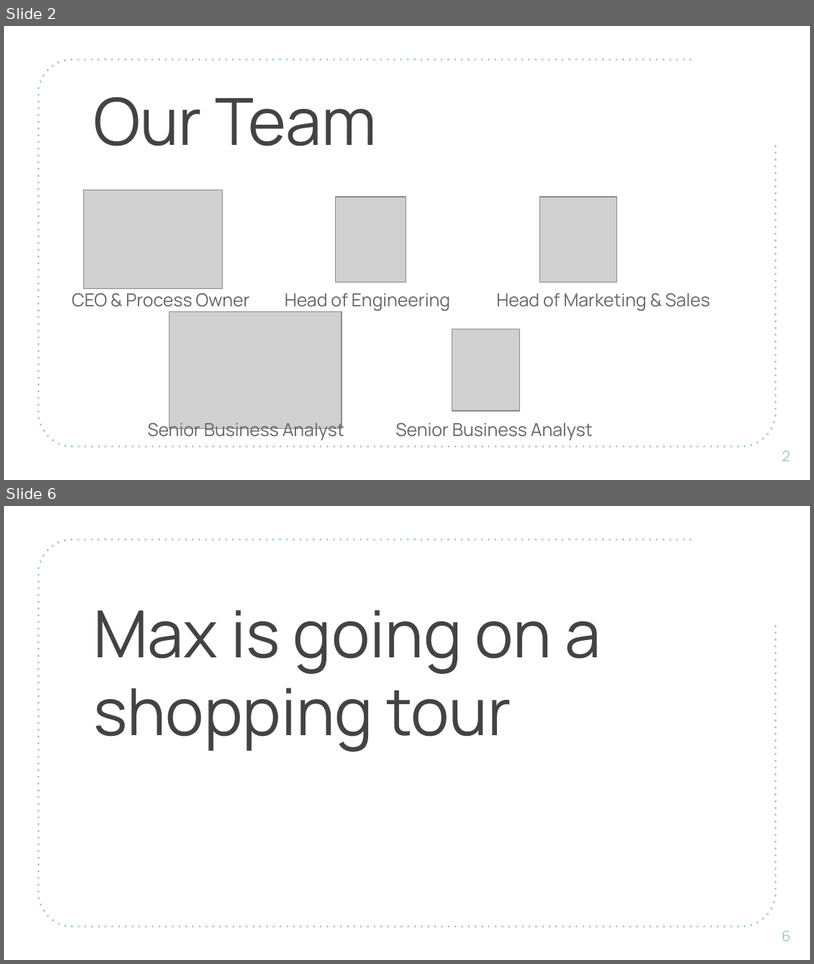
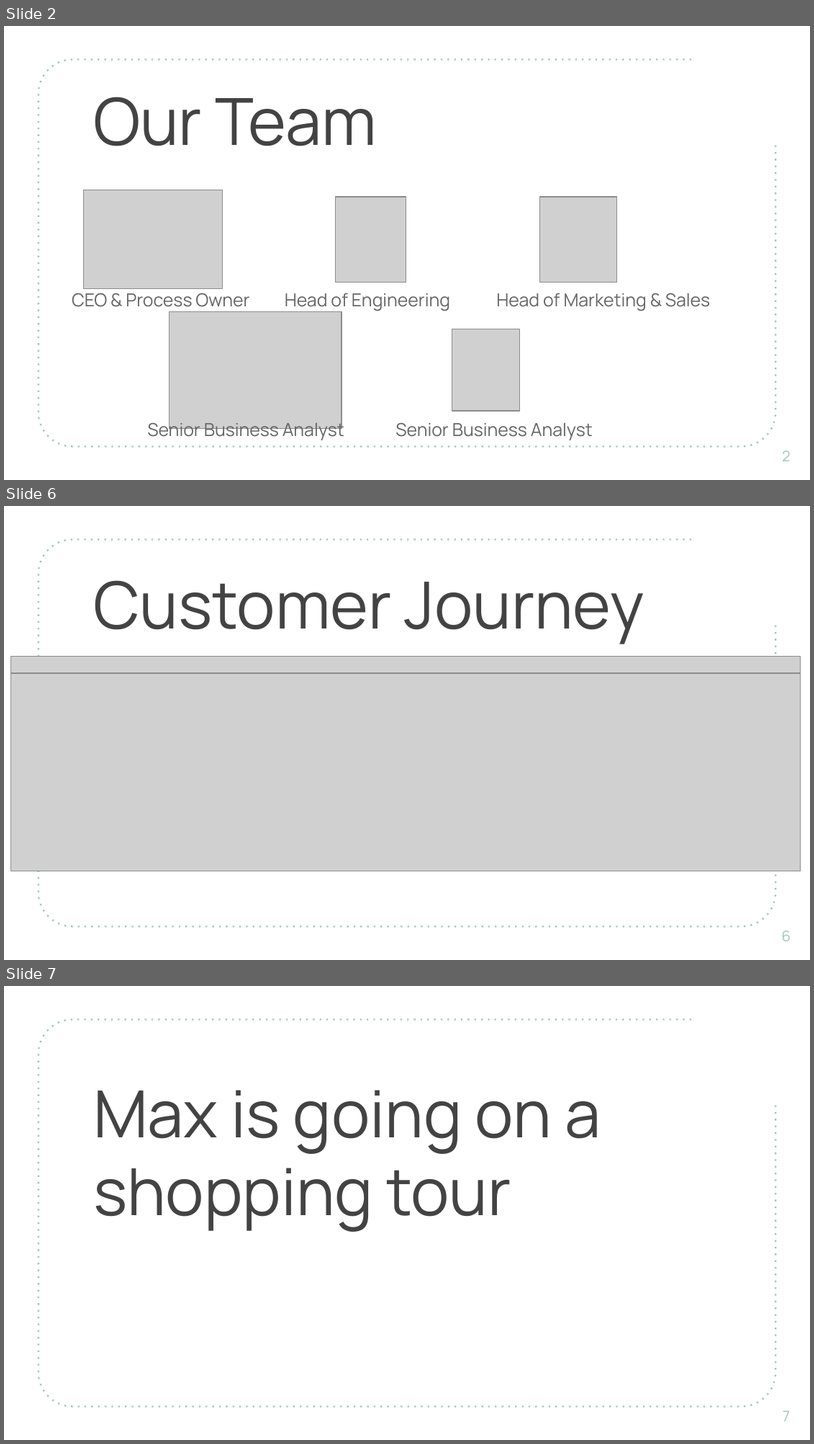
Before and after one commit to DigiBP/digibp-andermatt, a slide deck: Documentation/Presentations/PresentationDigiBP.pptx. Shown one above the other, each under a label of ours: slides 2 and 6 before the commit, slides 2, 6 and 7 after it; the slides between them are not shown. The pictures are 814x964 and 814x1444 pixels, drawn with LibreOffice and Linux fonts; fonts in the diff are those of the drawing; grey boxes stand for pictures; background and template pictures are left out. Boxes give left, top, right and bottom in pixels: in the first picture for what was removed or moved away, otherwise in the second. Text is boxed around its words. In the diff, an @@ line names an element or a change of style, - is before the commit and + after.

```diff
--- a/Documentation/Presentations/PresentationDigiBP.pptx
+++ b/Documentation/Presentations/PresentationDigiBP.pptx
@@ slide 6 added at [4, 506, 810, 960], background #FFFFFF; not listed: 1 template element that a slide beside it also shows @@
@@ title added at [93, 580, 646, 644], 58 pt, text #434343 @@
+Customer Journey
@@ picture added at [10, 656, 801, 673] @@
@@ picture added at [10, 672, 801, 870] @@
@@ page number added at [782, 930, 792, 941], 13 pt, text #9CCBB9 @@
+6
@@ what was slide 6 is now slide 7 @@
@@ page number at [783, 1410, 790, 1421]: text changed @@
-6
+7
```
Also in this commit, not shown: 5 slides changed, 1 other slide added.
